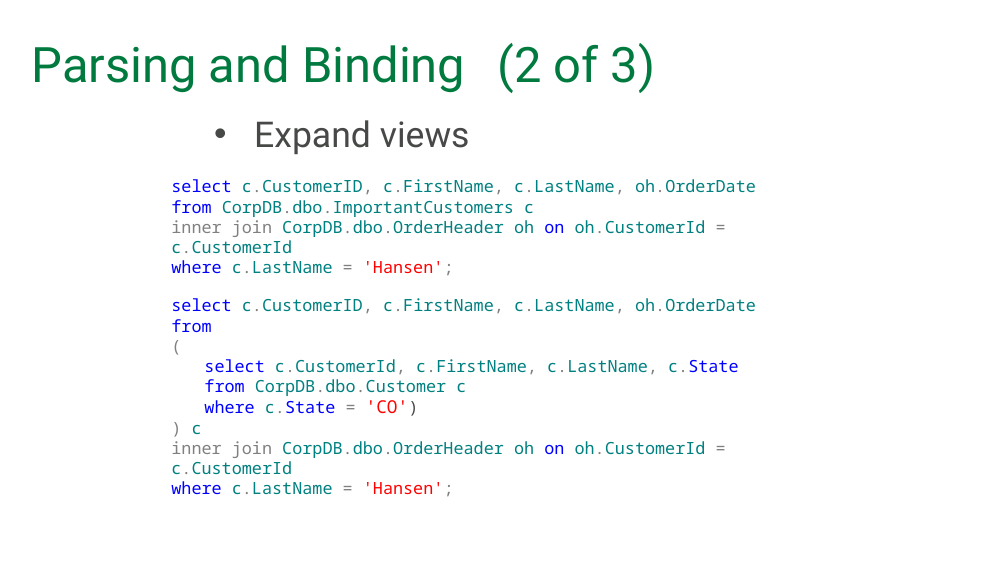
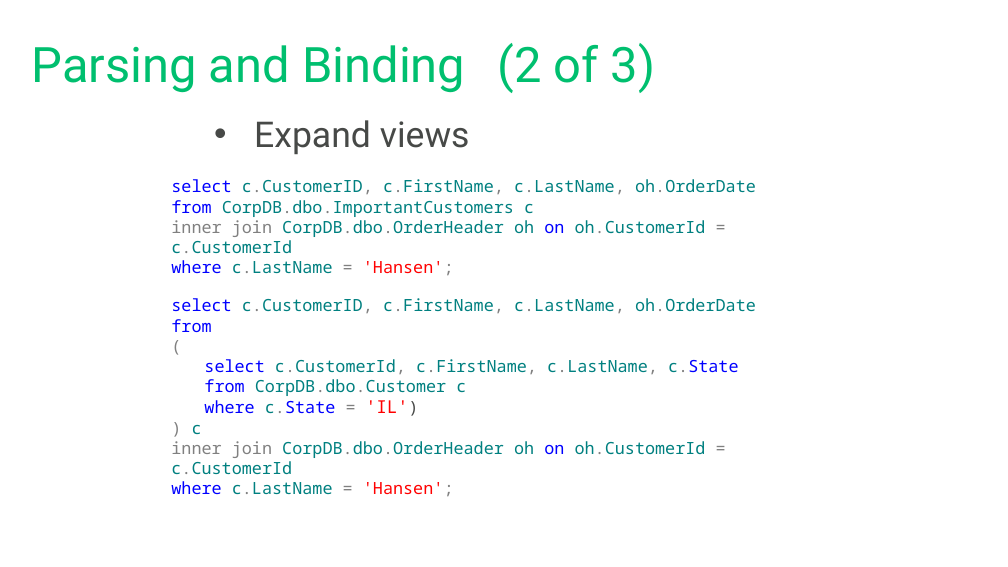
Before and after one commit to tf3604/OptimizerPresentation, a slide deck: slide 27 of Optimizer.pptx (slide 28 before the commit). Drawn at 1008x567 pixels with LibreOffice and Linux fonts; fonts in the diff are those of the drawing; background and template pictures are left out. Boxes give left, top, right and bottom in pixels: in the first picture for what was removed or moved away, otherwise in the second. Text is boxed around its words. In the diff, an @@ line names an element or a change of style, - is before the commit and + after.

```diff
--- a/Optimizer.pptx
+++ b/Optimizer.pptx
@@ title "Parsing and Binding (2 of ..." at box(32, 43, 655, 93): text colour #007A3E to #00BF6F @@
@@ text at box(204, 400, 409, 413): text changed @@
-  where c.State = 'CO')
+  where c.State = 'IL')
```
Also in this commit, not shown: 61 other slides changed, 1 slide removed.
